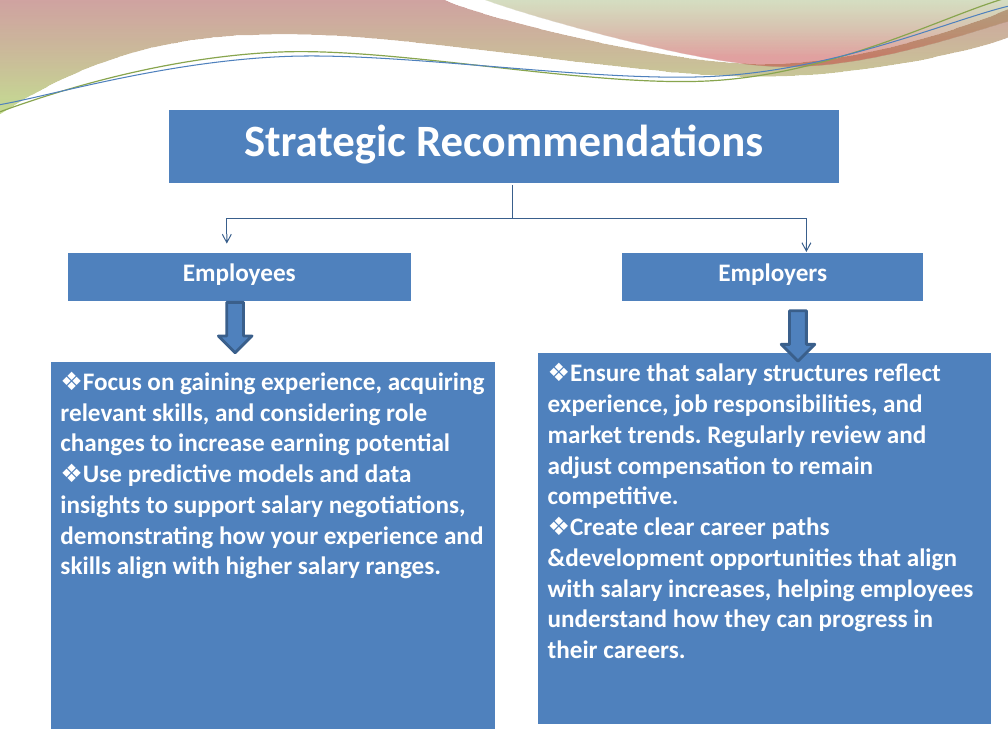
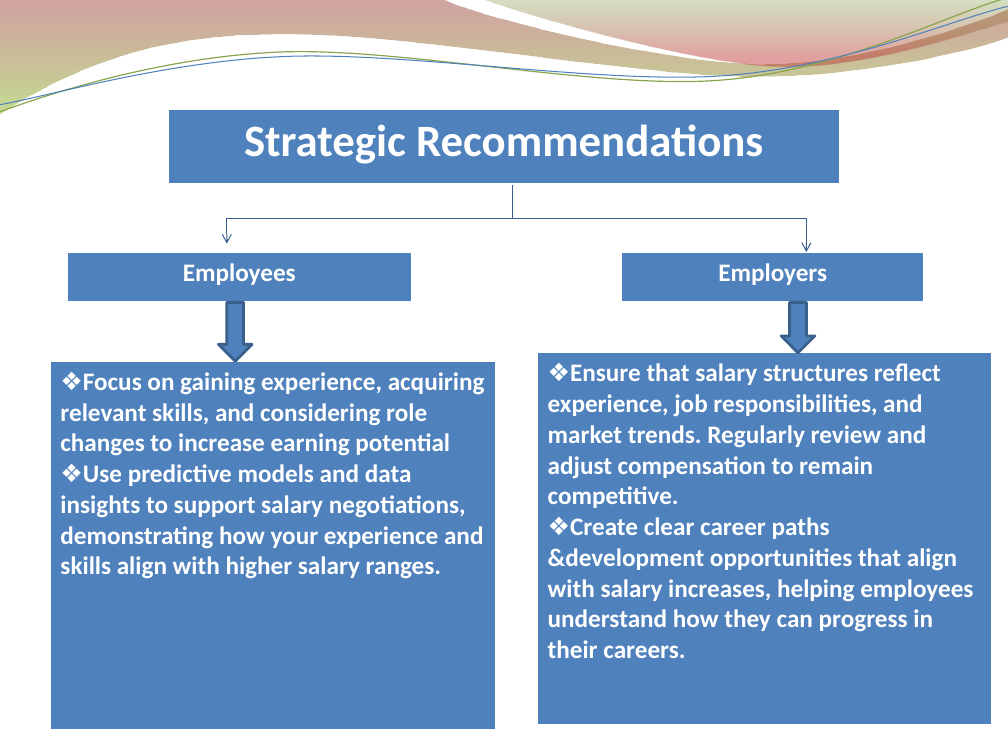
Before and after one commit to rukundeste/Python_project, a slide deck: slide 25 of Python_projet_slides.pptx. Drawn at 1008x756 pixels with LibreOffice and Linux fonts; fonts in the diff are those of the drawing; background and template pictures are left out. Boxes give left, top, right and bottom in pixels: in the first picture for what was removed or moved away, otherwise in the second. Text is boxed around its words. In the diff, an @@ line names an element or a change of style, - is before the commit and + after.

```diff
--- a/Python_projet_slides.pptx
+++ b/Python_projet_slides.pptx
@@ down arrow: place and size @@
-down arrow at bbox=[219, 302, 252, 353]
+down arrow at bbox=[219, 302, 252, 361]
@@ down arrow: place and size @@
-down arrow at bbox=[781, 310, 814, 361]
+down arrow at bbox=[781, 302, 814, 353]
```
Also in this commit, not shown: 4 other slides changed, 1 other file.
